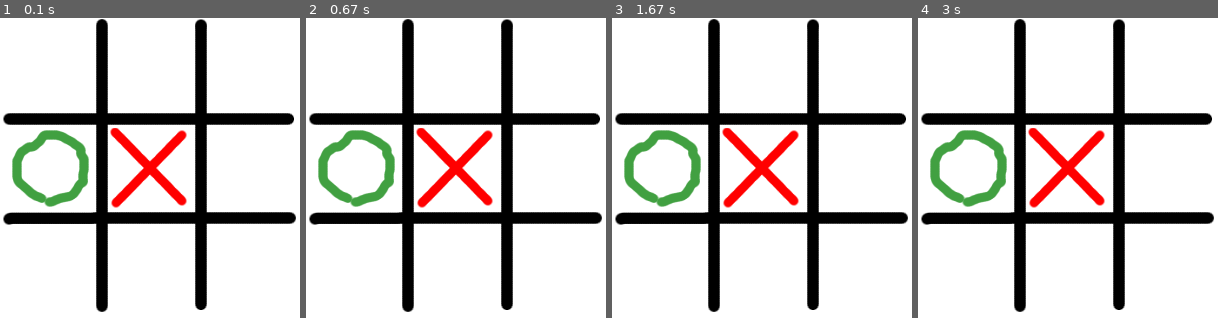
Above: before the commit, frames 1-4 (left to right).
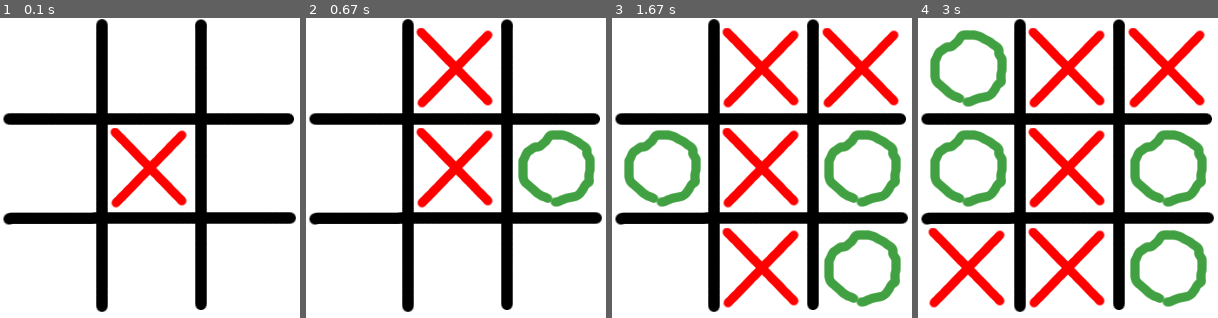
Above: after the commit, the same moments.

Repository: robertberry-zz/pygame-tictactoe
Game: pygame game, started from tictactoe.py
Two runs of this game, one before a commit and one after it. Both use one fixed random seed, a clock stepped at 60 frames per second and the inputs below. The source is Python 2; it was converted automatically to run under Python 3.
Inputs (mouse positions are in pixels of both pictures, inside the frame that each line leads up to):
- Up to frame 1 (0.1 s): no input
- Up to frame 2 (0.67 s): click (552, 159) at 0.38 s
- Up to frame 3 (1.67 s): click (690, 171) at 0.72 s; click (669, 123) at 1.05 s; click (870, 273) at 1.38 s
- Up to frame 4 (3 s): click (996, 108) at 1.72 s

The runs differ from the first frame. In frame 1, 2.4% of the frame differs, in the area x 4-30%, y 37-63%; in frame 2, 6.9%; in frame 3, 11%; in frame 4, 16%, in the area x 3-97%, y 3-97%.

Commit message:
It's a working game now

Diff:
--- a/tictactoe.py
+++ b/tictactoe.py
@@ -61,9 +61,17 @@
         nought or cross should be drawn for the given grid co-ordinates.
         """
         if not (0 <= x < 3 and 0 <= y < 3):
-            raise KeyError
+            raise KeyError, "(%d, %d) not in grid" % (x, y)
 
         return (10 + 100 * x, 10 + 100 * y)
+
+    def translate_coords(self, x, y):
+        """Given screen coordinates returns the corresponding coordinates in
+        the grid. Used for placing pieces when the user clicks on the screen.
+        >>> translate_coords(9, 14)
+        (0, 0)
+        """
+        return (x / 100, y / 100)
 
     def insert(self, x, y, piece):
         """Inserts a piece into the grid at the given co-ordinates."""
@@ -94,13 +102,44 @@
         """Returns a list of all the spaces in the grid."""
         return [(x, y) for y in range(3) for x in range(3)]
 
+    def get_winner(self):
+        for line in self.get_lines():
+            noughts = 0
+            crosses = 0
+            for coord in line:
+                if isinstance(self.get(*coord), Nought):
+                    noughts += 1
+                elif isinstance(self.get(*coord), Cross):
+                    crosses += 1
+            if noughts == 3:
+                return Nought
+            elif crosses == 3:
+                return Cross
+        return None
+
 class ComputerBehaviourError(Exception): pass
+
+class Player(object):
+    def __init__(self, grid, piece):
+        self.grid = grid
+        self.piece = piece
+
+    def take_move(self, coords):
+        coords = self.grid.translate_coords(*coords)
+        if self.grid.get(*coords) == None:
+            self.grid.insert(coords[0], coords[1], self.piece())
+            return True
+        return False
 
 class Computer(object):
     """Represents a computer player for tic tac toe."""
     def __init__(self, grid, piece):
         self.grid = grid
         self.piece = piece
+
+    def take_move(self):
+        move = self.get_next_move()
+        self.grid.insert(move[0], move[1], self.piece())
 
     def get_next_move(self):
         """Uses the grid to figure out the next move the computer wants to
@@ -154,7 +193,7 @@
             empty_spaces = 0
             for line in related_lines:
                 empty_spaces += count_if(lambda pos: pos != coord and \
-                                         self.grid.get(*pos) != None, line)
+                                         self.grid.get(*pos) is None, line)
             return empty_spaces
 
         empty_squares = [x for x in self.grid.get_spaces() \
@@ -168,24 +207,34 @@
     pygame.display.set_caption(CAPTION)
 
     clock = pygame.time.Clock()
-
     grid = Grid()
-    grid.insert(0, 1, Nought())
-    grid.insert(1, 1, Cross())
-
-    cpu = Computer(grid, Nought)
-    print cpu.get_next_move()
+
+    cpu = Computer(grid, Cross)
+    player = Player(grid, Nought)
+
+    turn = Cross
 
     while True:
-        clock.tick(MAXIMUM_FPS)
+        winner = grid.get_winner()
+        if winner: print winner
+
+        if cpu.piece == turn:
+            cpu.take_move()
+            turn = player.piece
 
         for event in pygame.event.get():
             if event.type == QUIT:
                 return
             elif event.type == KEYDOWN and event.key == K_ESCAPE:
                 return
+            elif event.type == MOUSEBUTTONDOWN:
+                print event.pos
+                if player.take_move(event.pos):
+                    turn = cpu.piece
 
         grid.draw(screen)
         pygame.display.flip()
 
+        clock.tick(MAXIMUM_FPS)
+
 if __name__ == "__main__": main()
